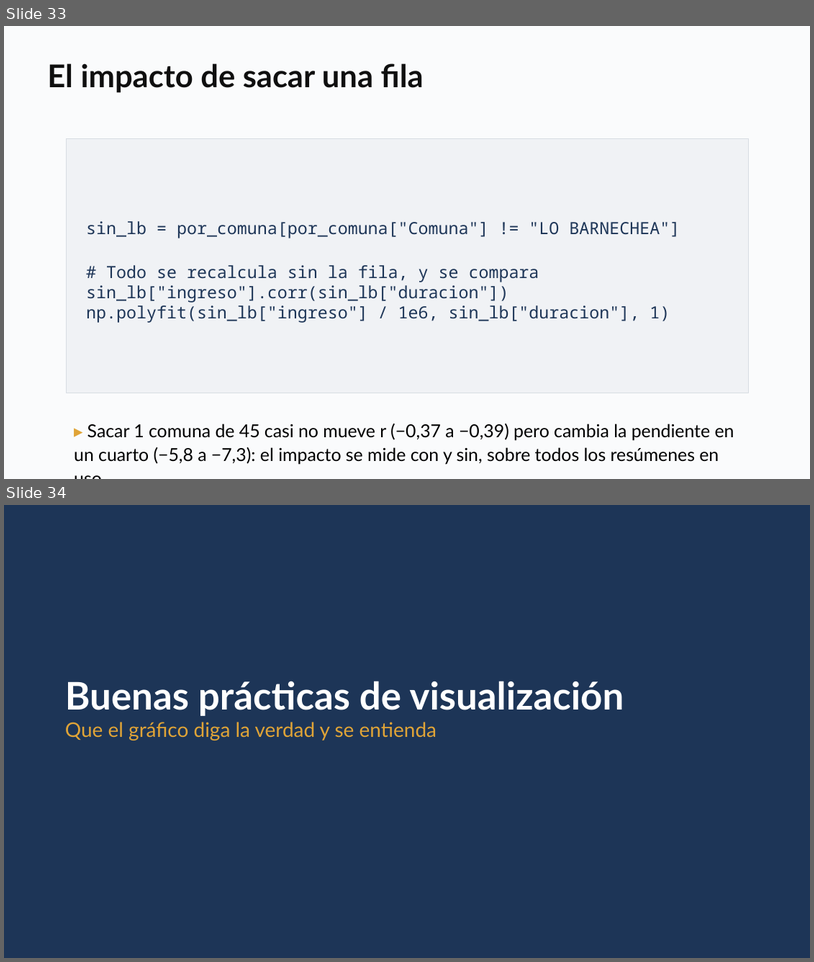
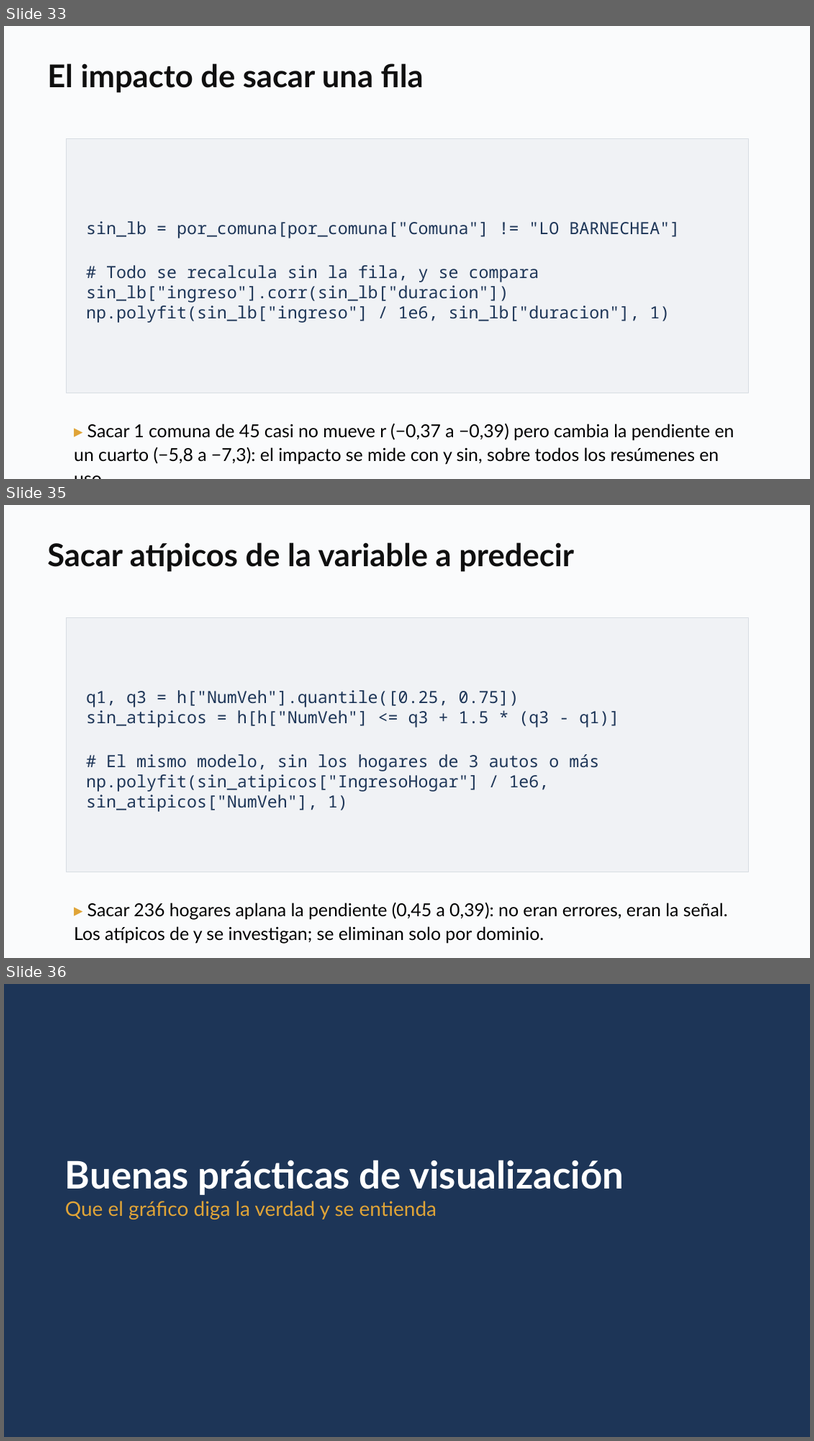
Before and after one commit to daniopitz/diplomado-cdd, a slide deck: presentaciones/clase03_eda_bivariado.pptx. Shown one above the other, each under a label of ours: slides 33 and 34 before the commit, slides 33, 35 and 36 after it; the slides between them are not shown. The pictures are 814x962 and 814x1441 pixels, drawn with LibreOffice and Linux fonts; fonts in the diff are those of the drawing. Boxes give left, top, right and bottom in pixels: in the first picture for what was removed or moved away, otherwise in the second. Text is boxed around its words. In the diff, an @@ line names an element or a change of style, - is before the commit and + after.

```diff
--- a/presentaciones/clase03_eda_bivariado.pptx
+++ b/presentaciones/clase03_eda_bivariado.pptx
@@ slide 35 added at <box>4,505,810,958</box>, background #FFFFFF @@
@@ rectangle added at <box>4,505,810,958</box>, fill #FAFBFC @@
@@ text added at <box>47,542,574,572</box>, 28 pt, text #0F0F0F, bold @@
+Sacar atípicos de la variable a predecir
@@ rectangle added at <box>66,618,749,872</box>, fill #F0F2F5, outline #D8DDE3 0.75 pt, 15 pt, text #1D3557 @@
+q1, q3 = h["NumVeh"].quantile([0.25, 0.75])
+sin_atipicos = h[h["NumVeh"] <= q3 + 1.5 * (q3 - q1)]
+# El mismo modelo, sin los hogares de 3 autos o más
+np.polyfit(sin_atipicos["IngresoHogar"] / 1e6, sin_atipicos["NumVeh"], 1)
@@ text added at <box>74,902,728,943</box>, 16 pt, text #000000 @@
+▸ Sacar 236 hogares aplana la pendiente (0,45 a 0,39): no eran errores, eran la señal. Los atípicos de y se investigan; se eliminan solo por dominio.
@@ what was slide 34 is now slide 36 @@
```
Also in this commit, not shown: 1 other slide added, 3 other files.
